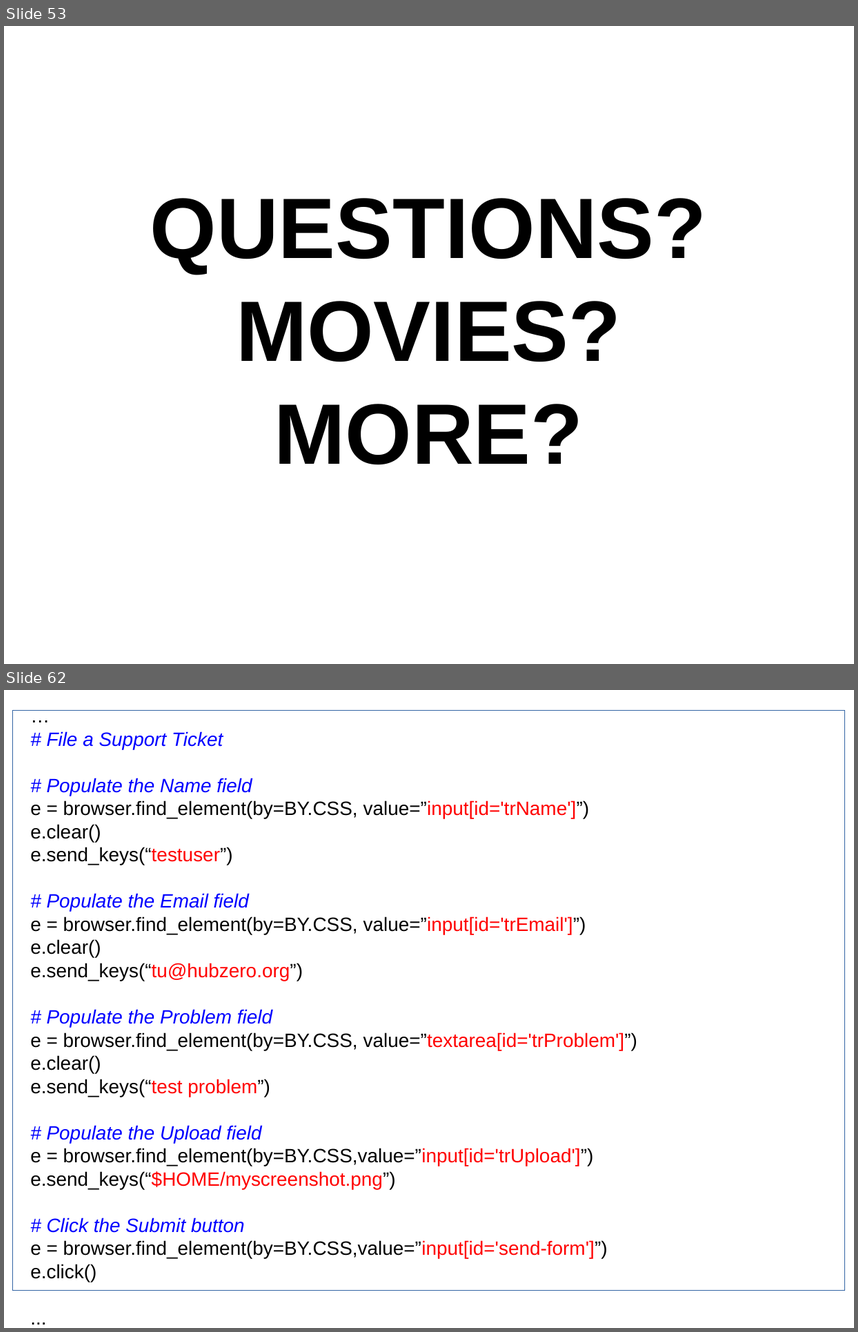
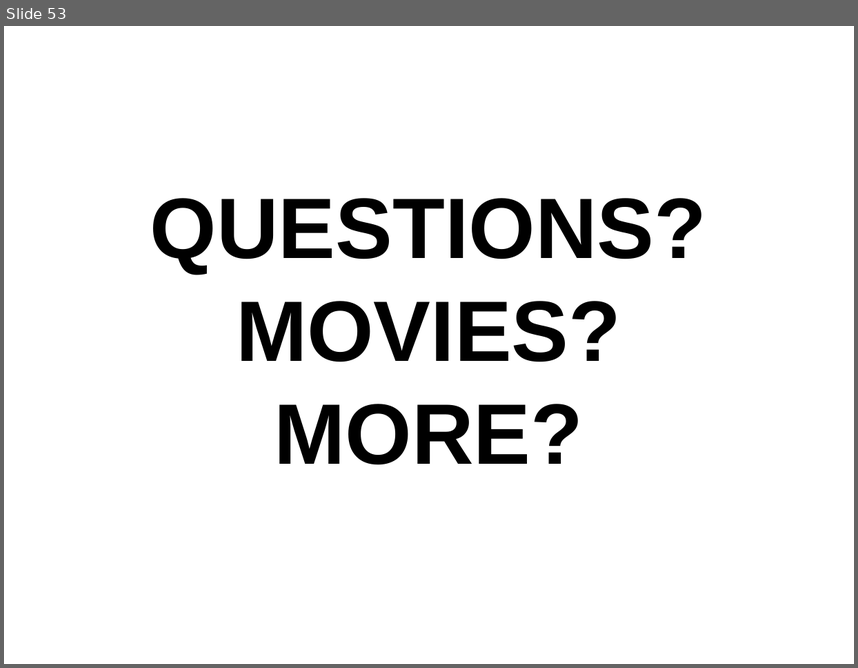
Before and after one commit to dskard/spensatechtalk, a slide deck: spensa_selenium_intro.odp. Shown one above the other, each under a label of ours: slides 53 and 62 before the commit, slide 53 after it; the slides between them are not shown. The pictures are 858x1332 and 858x668 pixels, drawn with LibreOffice and Linux fonts; fonts in the diff are those of the drawing. Boxes give left, top, right and bottom in pixels: in the first picture for what was removed or moved away, otherwise in the second. Text is boxed around its words. In the diff, an @@ line names an element or a change of style, - is before the commit and + after.

```diff
--- a/spensa_selenium_intro.odp
+++ b/spensa_selenium_intro.odp
@@ slide 62 removed at bbox=[4, 690, 854, 1328], background #FFFFFF @@
@@ rectangle removed at bbox=[12, 710, 845, 1290] @@
@@ text removed at bbox=[30, 731, 637, 1281] @@
-…
-# File a Support Ticket
-# Populate the Name field
-e = browser.find_element(by=BY.CSS, value=”input[id='trName']”)
-e.clear()
-e.send_keys(“testuser”)
-# Populate the Email field
-e = browser.find_element(by=BY.CSS, value=”input[id='trEmail']”)
-e.clear()
-e.send_keys(“tu@hubzero.org”)
-# Populate the Problem field
-e = browser.find_element(by=BY.CSS, value=”textarea[id='trProblem']”)
-e.clear()
-e.send_keys(“test problem”)
-# Populate the Upload field
-e = browser.find_element(by=BY.CSS,value=”input[id='trUpload']”)
-e.send_keys(“$HOME/myscreenshot.png”)
-# Click the Submit button
-e = browser.find_element(by=BY.CSS,value=”input[id='send-form']”)
-e.click()
-...
```
Also in this commit, not shown: 1 slide changed, 39 other slides removed.
